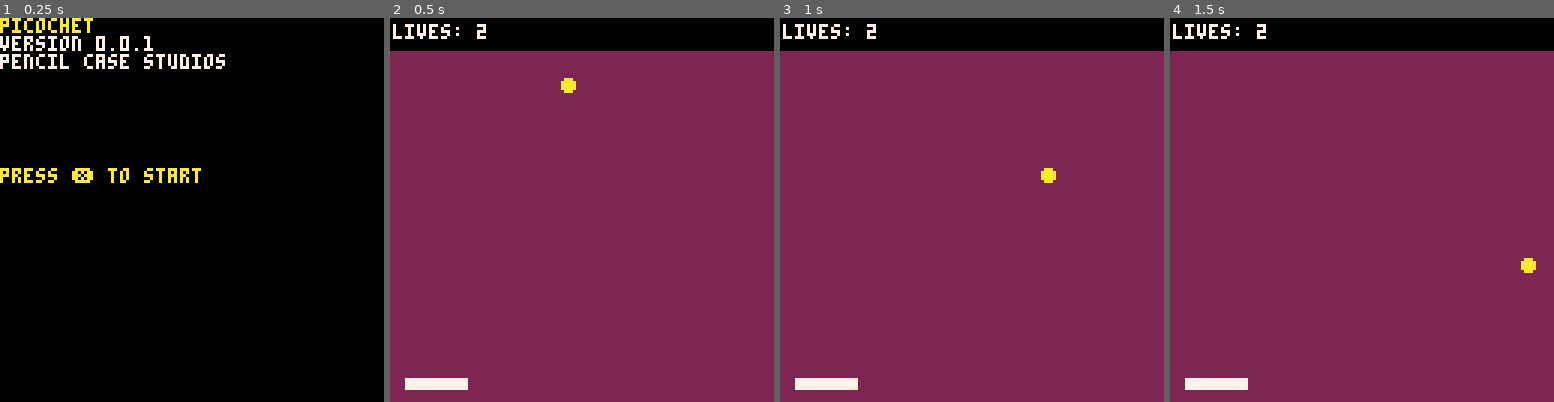
Above: before the commit, frames 1-4 (left to right).
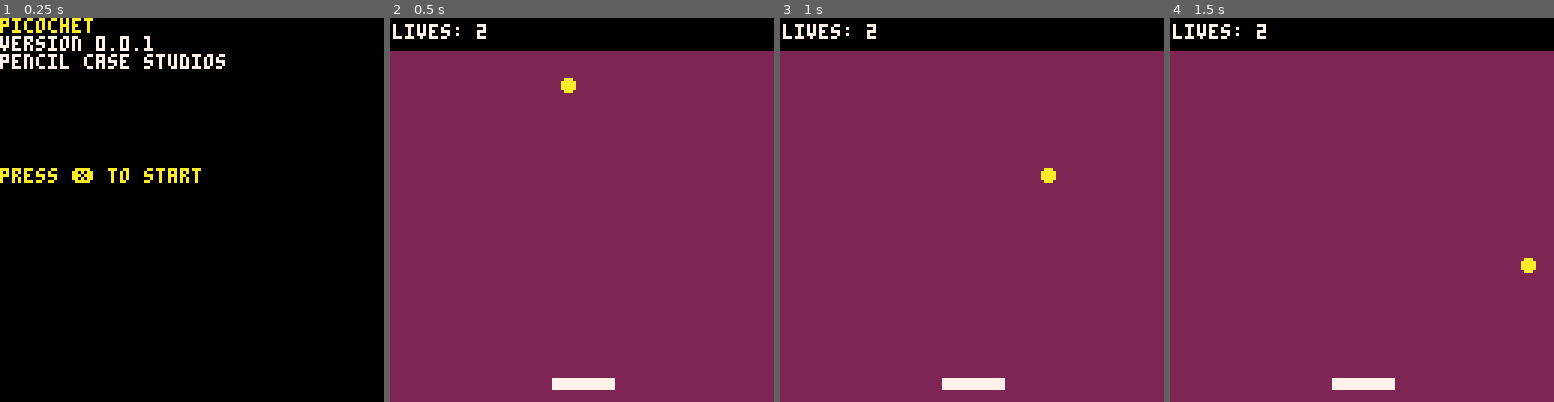
Above: after the commit, the same moments.

Repository: pencilcasestudios/picochet
Game: PICO-8 cartridge picochet.p8
The game is run twice, just before and just after one commit, with the same random seed, the same clock (stepped at 60 frames per second) and the same inputs.
Inputs:
- Up to frame 1 (0.25 s): no input
- Up to frame 2 (0.5 s): tap X (X key) at 0.33 s
- Up to frame 3 (1 s): no input
- Up to frame 4 (1.5 s): tap X (X key) at 1.07 s

Frame 1 is identical in both runs. In frame 2, 1.0% of the frame differs, in the area x 3-59%, y 93-97%; in frame 3, 1.0%; in frame 4, 1.0%.

Commit message:
Move paddle closer to the center

Diff:
--- a/picochet.p8
+++ b/picochet.p8
@@ -35,7 +35,7 @@
 
 function play_game()
 	-- paddle
-	paddle_x=5
+	paddle_x=54
 	paddle_y=120
 	paddle_width=20
 	paddle_height=3
